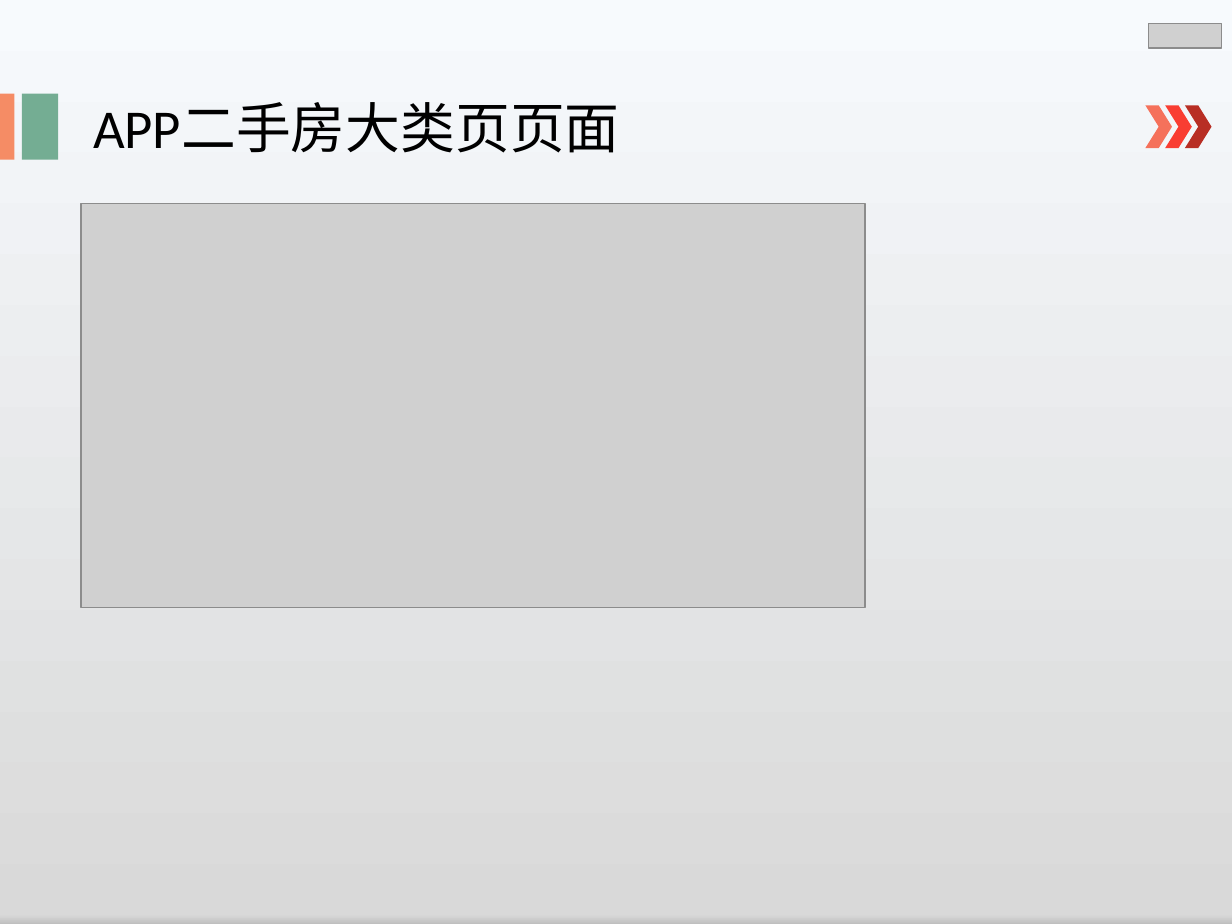
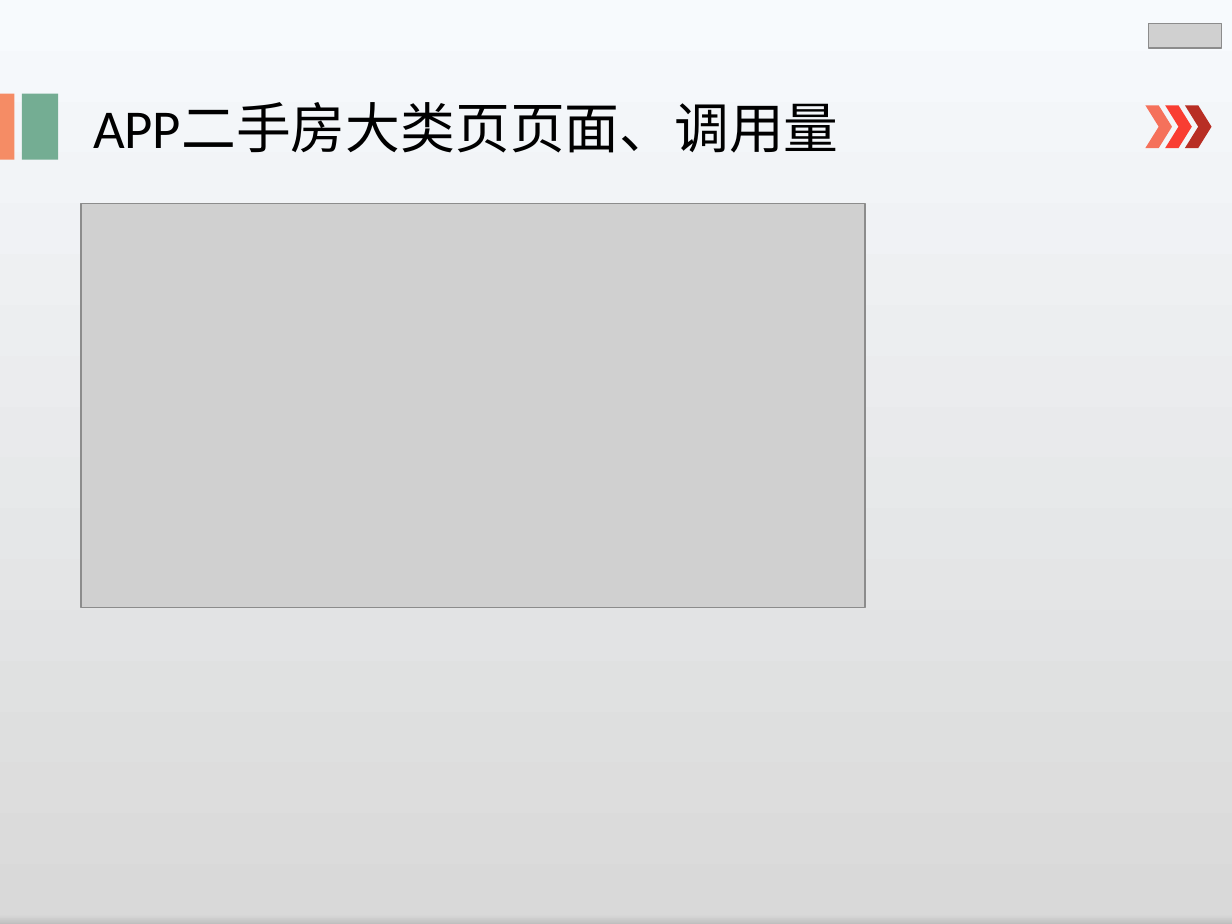
Before and after one commit to lspgithublxh/document, a slide deck: slide 8 of 业务文档跟踪/述职/shuzhi.pptx. Drawn at 1232x924 pixels with LibreOffice and Linux fonts; fonts in the diff are those of the drawing; grey boxes stand for pictures. Boxes give left, top, right and bottom in pixels: in the first picture for what was removed or moved away, otherwise in the second. Text is boxed around its words. In the diff, an @@ line names an element or a change of style, - is before the commit and + after.

```diff
--- a/业务文档跟踪/述职/shuzhi.pptx
+++ b/业务文档跟踪/述职/shuzhi.pptx
@@ text at [93,102,839,153]: text changed @@
-APP二手房大类页页面
+APP二手房大类页页面、调用量
```
Also in this commit, not shown: 2 other slides changed, 9 slides added, 2 slides removed.
